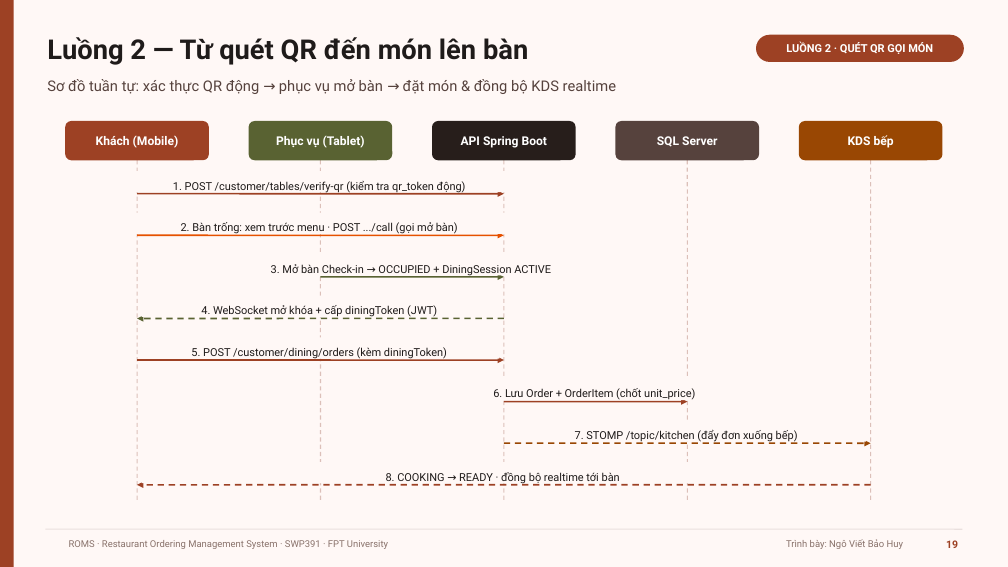
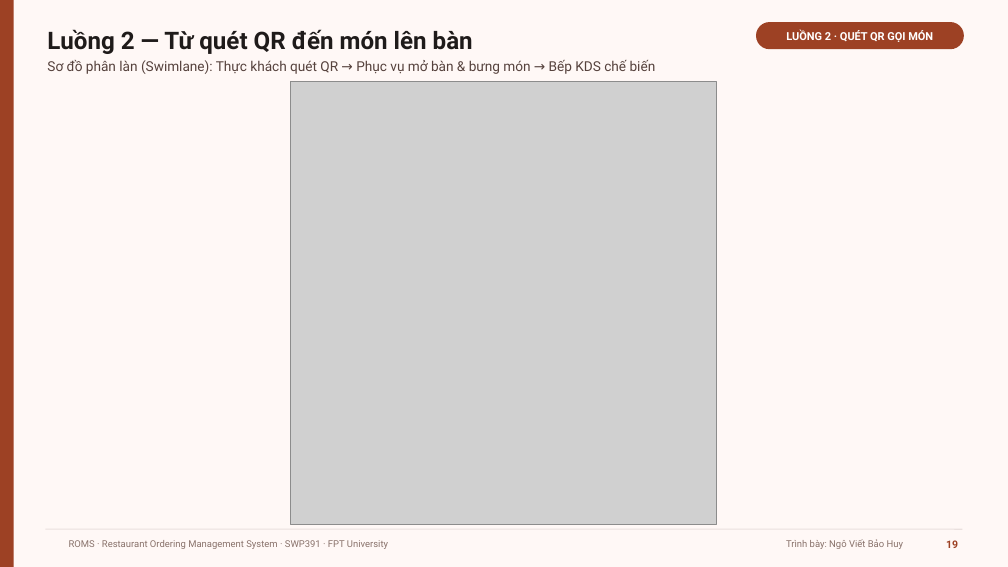
Before and after one commit to GROUP6-ROMS/Restaurant-Ordering-Management-System-ROMS, a slide deck: slide 19 of slide/ROMS_Bao_ve_SWP391.pptx. Drawn at 1008x567 pixels with LibreOffice and Linux fonts; fonts in the diff are those of the drawing; grey boxes stand for pictures; background and template pictures are left out. Boxes give left, top, right and bottom in pixels: in the first picture for what was removed or moved away, otherwise in the second. Text is boxed around its words. In the diff, an @@ line names an element or a change of style, - is before the commit and + after.

Commit message:
feat(Slide): slide

```diff
--- a/slide/ROMS_Bao_ve_SWP391.pptx
+++ b/slide/ROMS_Bao_ve_SWP391.pptx
@@ text "Luồng 2 — Từ quét ...": place and size @@
-text "Luồng 2 — Từ quét ..." at (47, 37, 528, 65)
+text "Luồng 2 — Từ quét ..." at (47, 29, 473, 54)
@@ text "Luồng 2 — Từ quét ..." at (47, 29, 473, 54): size 26 to 23 pt @@
@@ rounded rectangle "LUỒNG 2 · QUÉT QR ...": place and size @@
-rounded rectangle "LUỒNG 2 · QUÉT QR ..." at (756, 35, 964, 62)
+rounded rectangle "LUỒNG 2 · QUÉT QR ..." at (756, 22, 964, 49)
@@ text at (47, 60, 656, 74): text changed; size 14 to 13 pt @@
-Sơ đồ tuần tự: xác thực QR động → phục vụ mở bàn → đặt món & đồng bộ KDS realtime
+Sơ đồ phân làn (Swimlane): Thực khách quét QR → Phục vụ mở bàn & bưng món → Bếp KDS chế biến
@@ picture added at (290, 82, 716, 524) @@
@@ rounded rectangle removed at (65, 121, 209, 160) @@
-Khách (Mobile)
@@ rounded rectangle removed at (249, 121, 392, 160) @@
-Phục vụ (Tablet)
@@ rounded rectangle removed at (432, 121, 575, 160) @@
-API Spring Boot
@@ rounded rectangle removed at (616, 121, 759, 160) @@
-SQL Server
@@ rounded rectangle removed at (799, 121, 943, 160) @@
-KDS bếp
@@ line removed from (137, 160) to (137, 503) @@
@@ line removed from (321, 160) to (321, 503) @@
@@ line removed from (504, 160) to (504, 503) @@
@@ line removed from (687, 160) to (687, 503) @@
@@ line removed from (871, 160) to (871, 503) @@
@@ arrow removed from (137, 194) to (504, 194) @@
@@ text removed at (173, 181, 466, 193) @@
-1. POST /customer/tables/verify-qr (kiểm tra qr_token động)
@@ arrow removed from (137, 235) to (504, 235) @@
@@ text removed at (181, 222, 458, 235) @@
-2. Bàn trống: xem trước menu · POST .../call (gọi mở bàn)
@@ text removed at (271, 264, 551, 277) @@
-3. Mở bàn Check-in → OCCUPIED + DiningSession ACTIVE
@@ arrow removed from (321, 277) to (504, 277) @@
@@ arrow removed from (504, 318) to (137, 318) @@
@@ text removed at (201, 305, 437, 318) @@
-4. WebSocket mở khóa + cấp diningToken (JWT)
@@ text removed at (191, 347, 447, 360) @@
-5. POST /customer/dining/orders (kèm diningToken)
@@ arrow removed from (137, 360) to (504, 360) @@
@@ text removed at (493, 388, 695, 401) @@
-6. Lưu Order + OrderItem (chốt unit_price)
@@ arrow removed from (504, 402) to (687, 402) @@
@@ arrow removed from (504, 443) to (871, 443) @@
@@ text removed at (575, 430, 798, 443) @@
-7. STOMP /topic/kitchen (đẩy đơn xuống bếp)
@@ text removed at (386, 472, 620, 485) @@
-8. COOKING → READY · đồng bộ realtime tới bàn
@@ arrow removed from (871, 485) to (137, 485) @@
```
Also in this commit, not shown: 14 other slides changed, 1 slide added, 4 slides removed, 4 other files.
